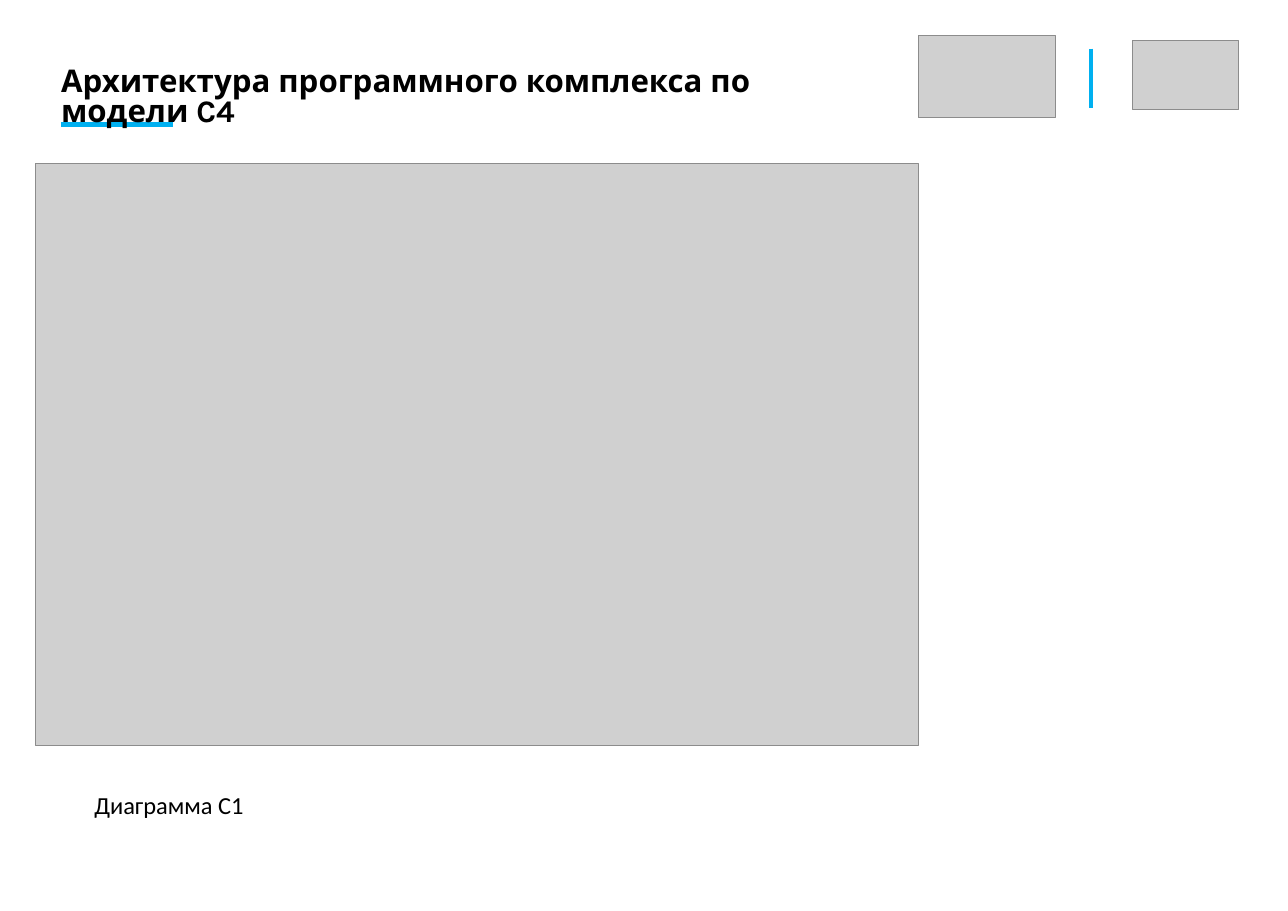
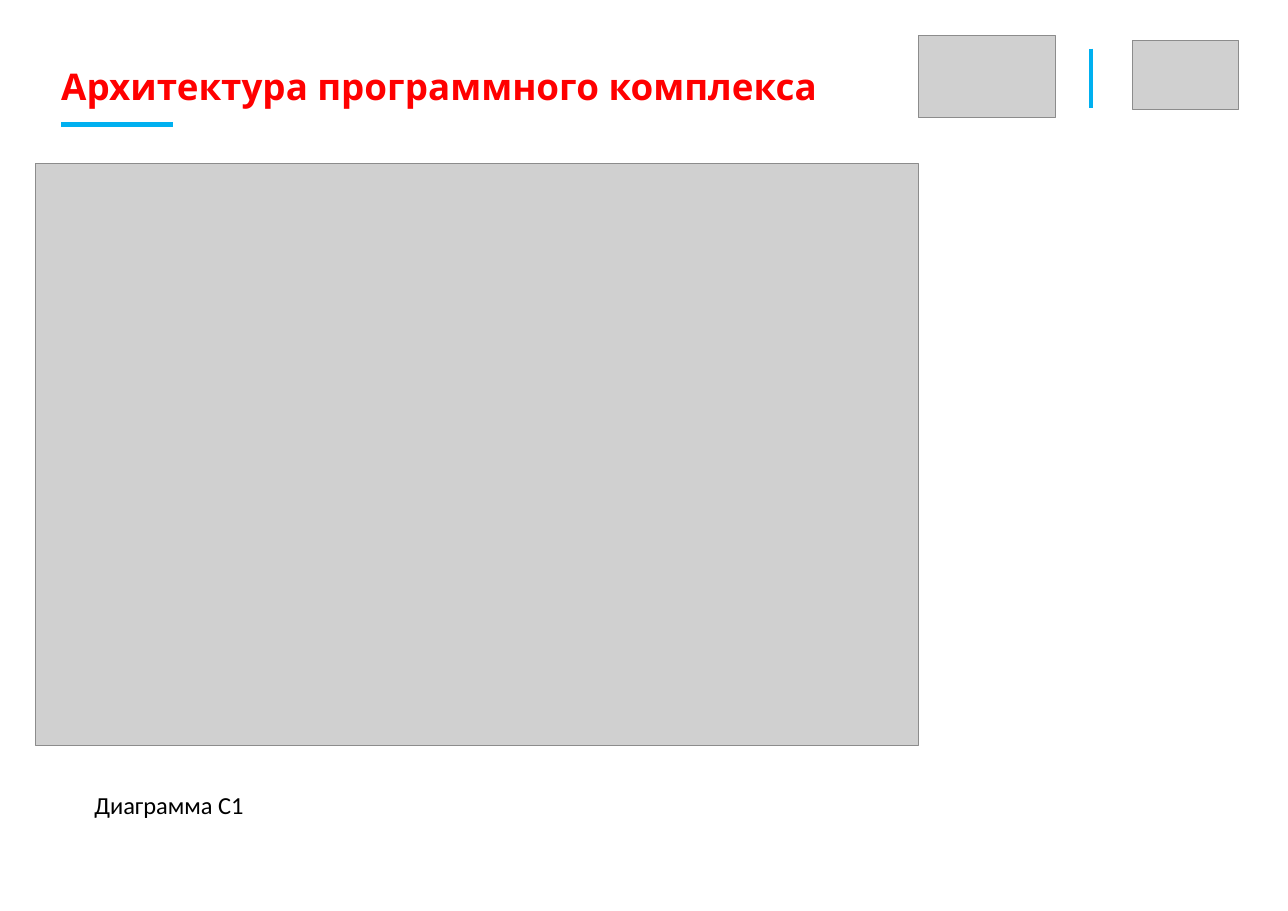
Before and after one commit to AlxndrKlbk/PhD_scriptorium, a slide deck: slide 15 of my_articles/3_course/автореферат/Kolbeko_AB_draft.pptx (slide 14 before the commit). Drawn at 1288x911 pixels with LibreOffice and Linux fonts; fonts in the diff are those of the drawing; grey boxes stand for pictures. Boxes give left, top, right and bottom in pixels: in the first picture for what was removed or moved away, otherwise in the second. Text is boxed around its words. In the diff, an @@ line names an element or a change of style, - is before the commit and + after.

```diff
--- a/my_articles/3_course/автореферат/Kolbeko_AB_draft.pptx
+++ b/my_articles/3_course/автореферат/Kolbeko_AB_draft.pptx
@@ text at (61, 73, 817, 109): text changed; size 20.4 to 24 pt; text colour #000000 to #FF0000 @@
-Архитектура программного комплекса по модели C4
+Архитектура программного комплекса
```
Also in this commit, not shown: 4 other slides changed, 3 slides added, 2 slides removed, 2 other files.
